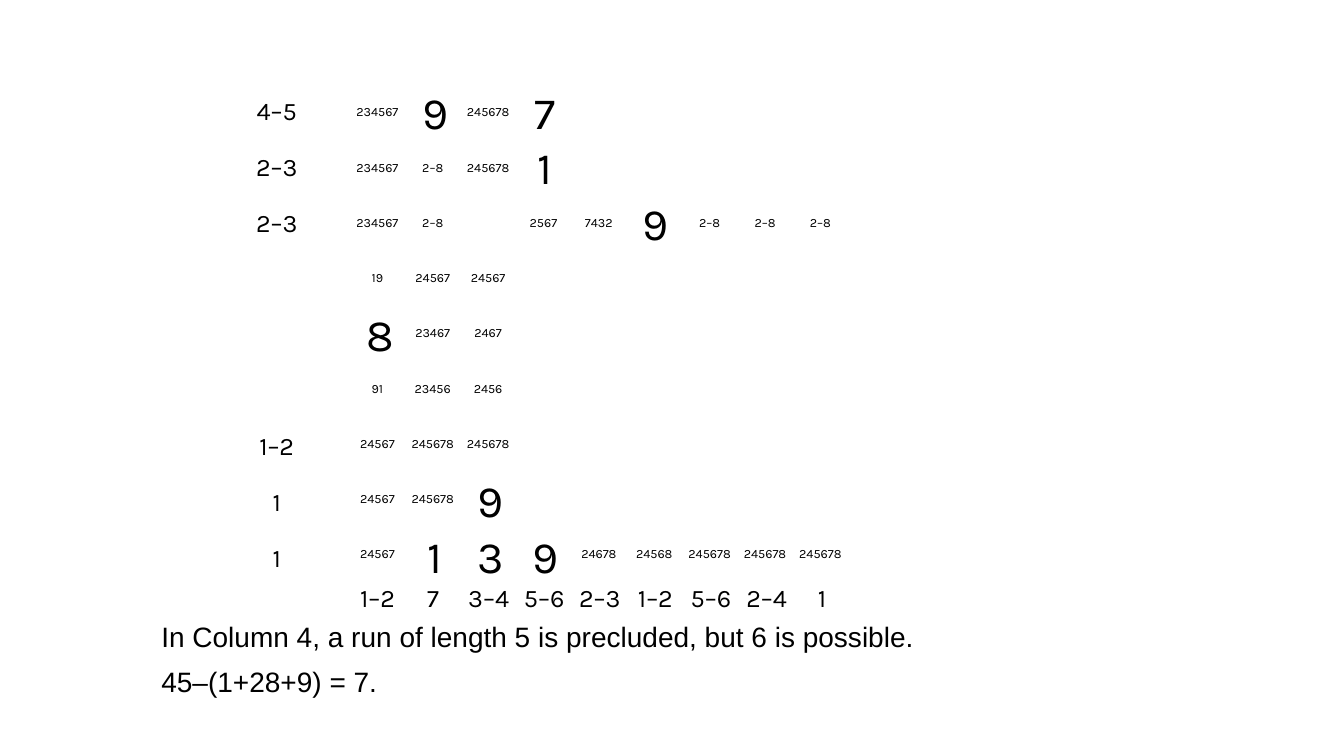
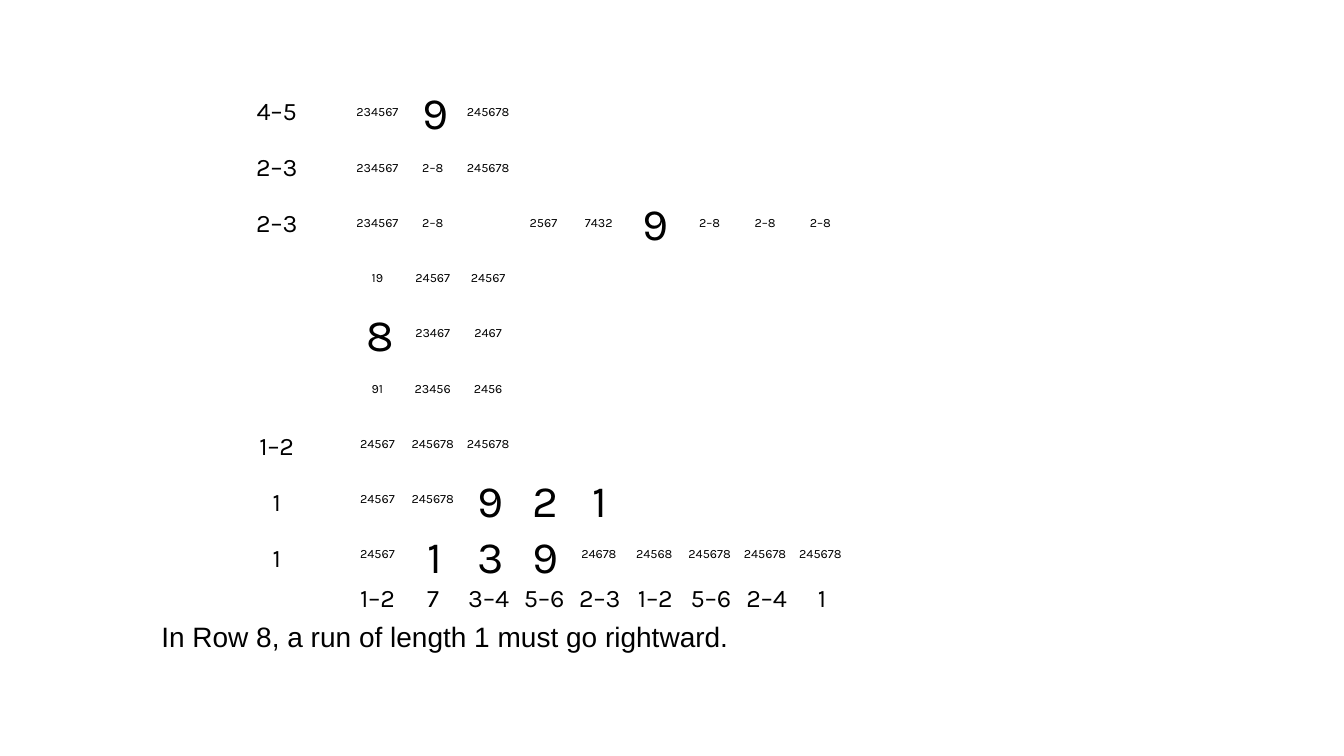
Before and after one commit to jhardis/WSJ_Number_Puzzles, a slide deck: slide 10 of 20260321_2.pptx. Drawn at 1344x756 pixels with LibreOffice and Linux fonts; fonts in the diff are those of the drawing; background and template pictures are left out. Boxes give left, top, right and bottom in pixels: in the first picture for what was removed or moved away, otherwise in the second. Text is boxed around its words. In the diff, an @@ line names an element or a change of style, - is before the commit and + after.

```diff
--- a/20260321_2.pptx
+++ b/20260321_2.pptx
@@ text removed at <box>535,101,556,129</box> @@
-7
@@ text "1": place and size @@
-text "1" at <box>538,155,553,184</box>
+text "1" at <box>593,488,608,517</box>
@@ text added at <box>532,488,558,517</box>, 32 pt, text #000000 @@
+2
@@ text at <box>161,626,728,652</box>: text changed @@
-In Column 4, a run of length 5 is precluded, but 6 is possible.
-45–(1+28+9) = 7.
+In Row 8, a run of length 1 must go rightward.
```
Also in this commit, not shown: 40 other slides changed, 6 slides added.
